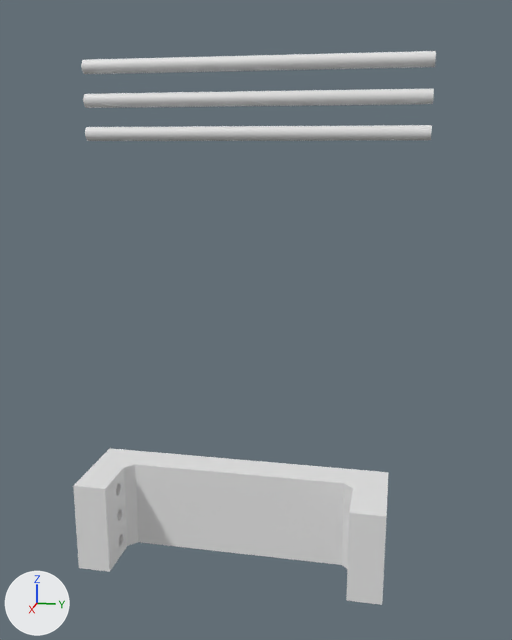
The Blender file 3D models/CNC/zAxis.blend: old version first, new version second.
Camera for both pictures: a 50 mm lens placed at (4.51, 1.99, 2.74), pointed at (0.31, 1.15, 1.69). Every picture has the same lights, and +X, +Y and +Z are marked at lower left.

Names of what the first picture shows: 'Linear Rod Holes.001', 'Z Axis Assembly.001'.
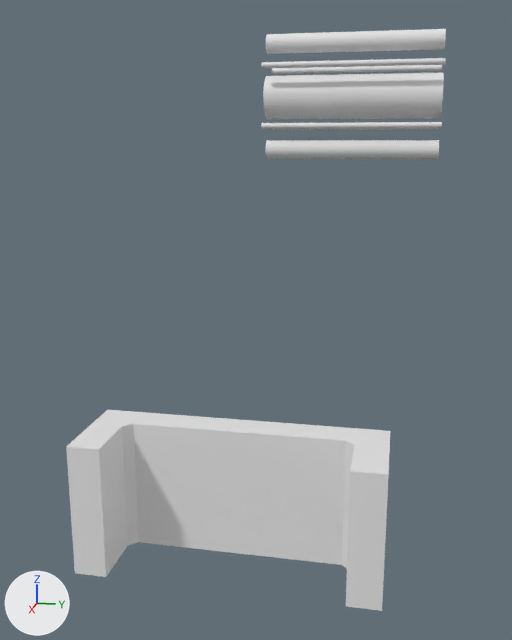
What changed in the scene script:
```text
Change me_sketch_005:
    used by ob_z_axis_assembly_001; location = (0.0, 0.0, 0.0)
    remove me_sketch_005.from_pydata(...)  # 600 vertices, 311 faces; spans x 0.0..0.6, y 0.0..2.0, z 0.0..0.6
    add me_sketch_005.from_pydata(...)  # 707 vertices, 358 faces; spans x 0.0..0.66, y 0.0..2.0, z 0.0..0.9
    me_sketch_005 part 1: 6 vertices moved within x 0.37..0.43, y 1.78..2.0, z 0.12..0.53; 573 vertices removed from x 0.0..0.6, y 0.0..2.0, z 0.0..0.6; 680 vertices added at x 0.0..0.66, y 0.0..2.0, z 0.0..0.9
Add me_linear_rod_holes_003:
    me_linear_rod_holes_003.from_pydata(...)  # a 48-sided cylinder along z spanning x 0.23..0.33, y 0.04..0.14, z -0.94..0.0; a 48-sided cylinder along z spanning x -0.33..-0.23, y 0.04..0.14, z -0.94..0.0; a 48-sided cylinder along z spanning x -0.17..-0.14, y -0.08..-0.05, z -0.94..0.0; a 48-sided cylinder along z spanning x -0.17..-0.14, y 0.23..0.26, z -0.94..0.0; a 48-sided cylinder along z spanning x -0.115..0.115, y -0.025..0.205, z -0.94..0.0; a 48-sided cylinder along z spanning x 0.14..0.17, y -0.08..-0.05, z -0.94..0.0; a 48-sided cylinder along z spanning x 0.14..0.17, y 0.23..0.26, z -0.94..0.0
Remove ob_linear_rod_holes_001:
    ob_linear_rod_holes_001 = bpy.data.objects.new('Linear Rod Holes.001', me_linear_rod_holes_001)
    ob_linear_rod_holes_001.location = (0.3, 2.14, 3.0)
    ob_linear_rod_holes_001.rotation_euler = (-1.571, -1.571, 0.0)  # degrees (-90, -90, 0)
    ob_linear_rod_holes_001.scale = (1.0, 1.0, 200.0)
Add ob_linear_rod_holes_004:
    ob_linear_rod_holes_004 = bpy.data.objects.new('Linear Rod Holes.004', me_linear_rod_holes_003)
    ob_linear_rod_holes_004.location = (0.36, 2.181, 3.0)
    ob_linear_rod_holes_004.rotation_euler = (-1.571, -1.571, 0.0)  # degrees (-90, -90, 0)
```

Location of each change, [x1, y1, x2, y2] in pixels of the pictures (512 x 640 px):
'Z Axis Assembly.001', reshaped (28% taller)
    before: [73, 448, 388, 605]
    after: [66, 410, 390, 611]
'Linear Rod Holes.004', added
    after: [261, 29, 446, 159]
'Linear Rod Holes.001', deleted
    before: [81, 51, 436, 141]
